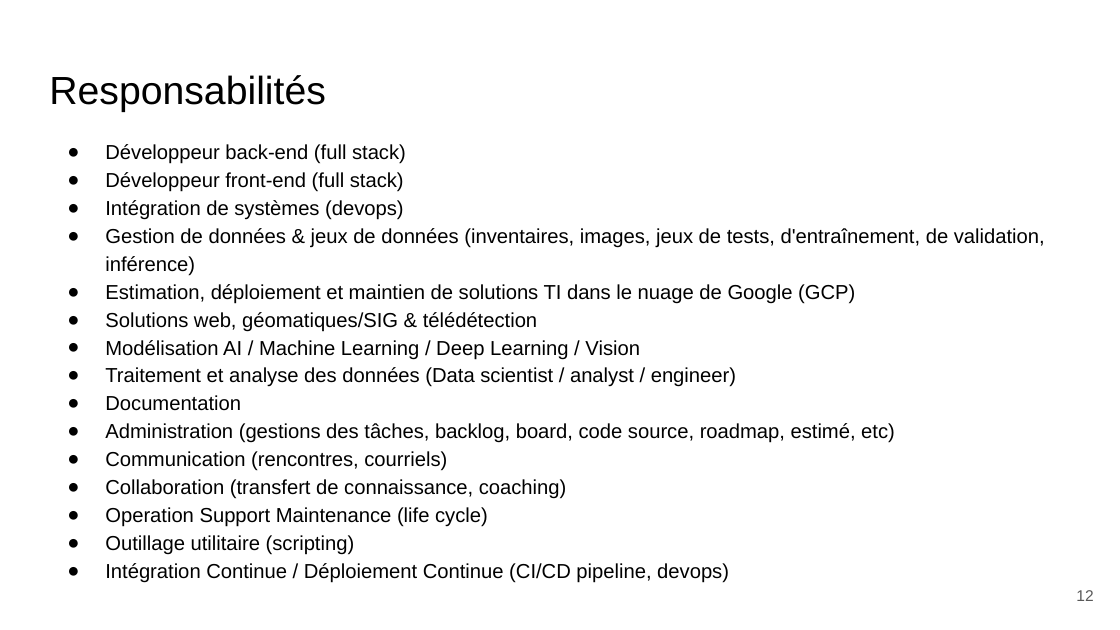
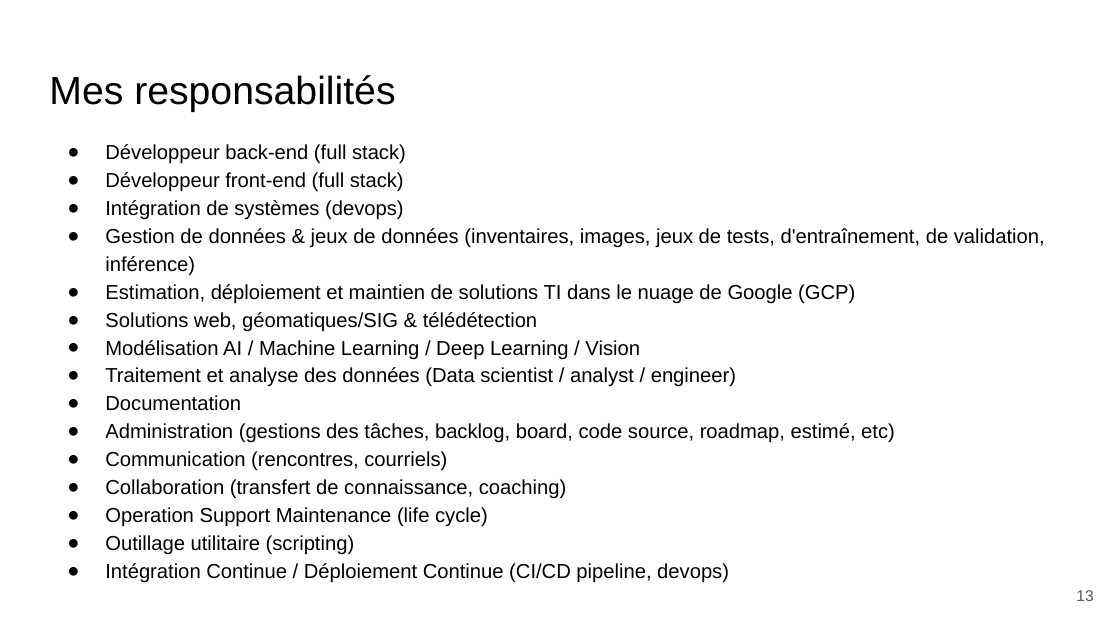
Before and after one commit to vince7lf/vince7lf.github.io, a slide deck: slide 13 of assets/Presentation CV Vincent Le Falher.pptx (slide 12 before the commit). Drawn at 1120x630 pixels with LibreOffice and Linux fonts; fonts in the diff are those of the drawing. Boxes give left, top, right and bottom in pixels: in the first picture for what was removed or moved away, otherwise in the second. Text is boxed around its words. In the diff, an @@ line names an element or a change of style, - is before the commit and + after.

```diff
--- a/assets/Presentation CV Vincent Le Falher.pptx
+++ b/assets/Presentation CV Vincent Le Falher.pptx
@@ title at (49,75,395,112): text changed @@
-Responsabilités
+Mes responsabilités
@@ page number at (1076,590,1093,601): text changed @@
-12
+13
```
Also in this commit, not shown: 10 other slides changed, 1 slide added, 1 other file.
